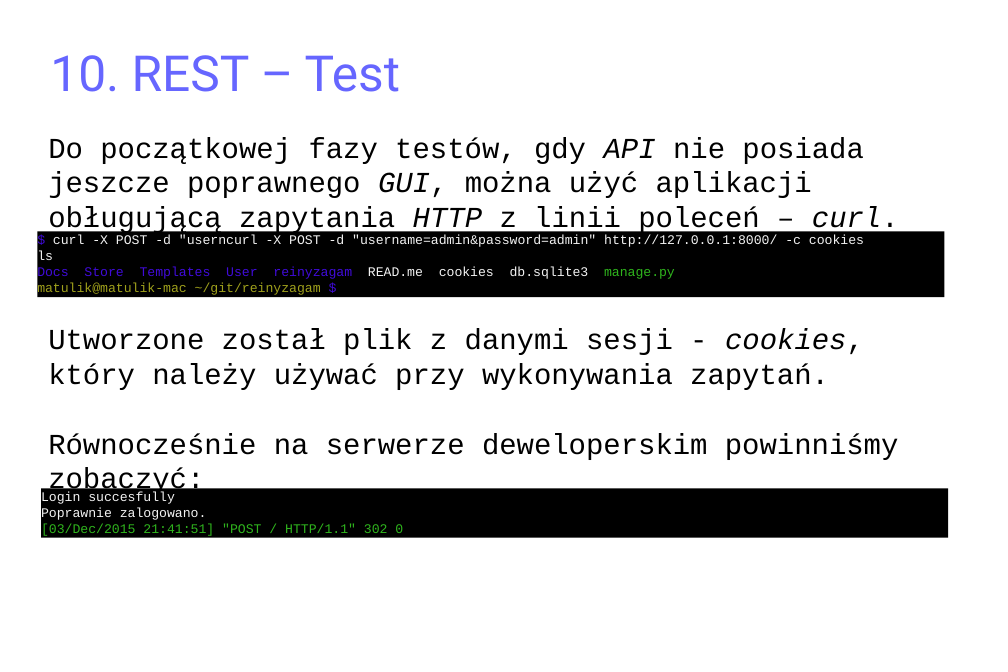
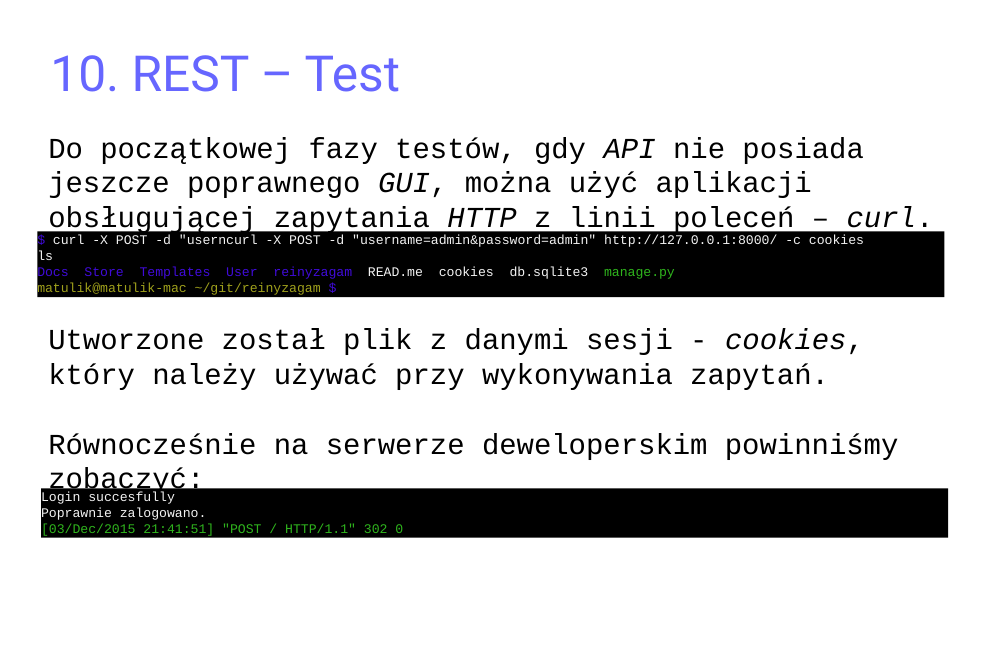
Before and after one commit to matulik/reinyzagam, a slide deck: slide 39 of Docs/presentation.odp (slide 40 before the commit). Drawn at 1008x672 pixels with LibreOffice and Linux fonts; fonts in the diff are those of the drawing. Boxes give left, top, right and bottom in pixels: in the first picture for what was removed or moved away, otherwise in the second. Text is boxed around its words. In the diff, an @@ line names an element or a change of style, - is before the commit and + after.

Commit message:
REST DOC updated

```diff
--- a/Docs/presentation.odp
+++ b/Docs/presentation.odp
@@ text at (48, 137, 934, 236): text changed @@
-Do początkowej fazy testów, gdy API nie posiada jeszcze poprawnego GUI, można użyć aplikacji obługującą zapytania HTTP z linii poleceń – curl.
+Do początkowej fazy testów, gdy API nie posiada jeszcze poprawnego GUI, można użyć aplikacji obsługującej zapytania HTTP z linii poleceń – curl.
```
Also in this commit, not shown: 4 other slides changed, 6 slides added, 2 slides removed, 3 other files.
